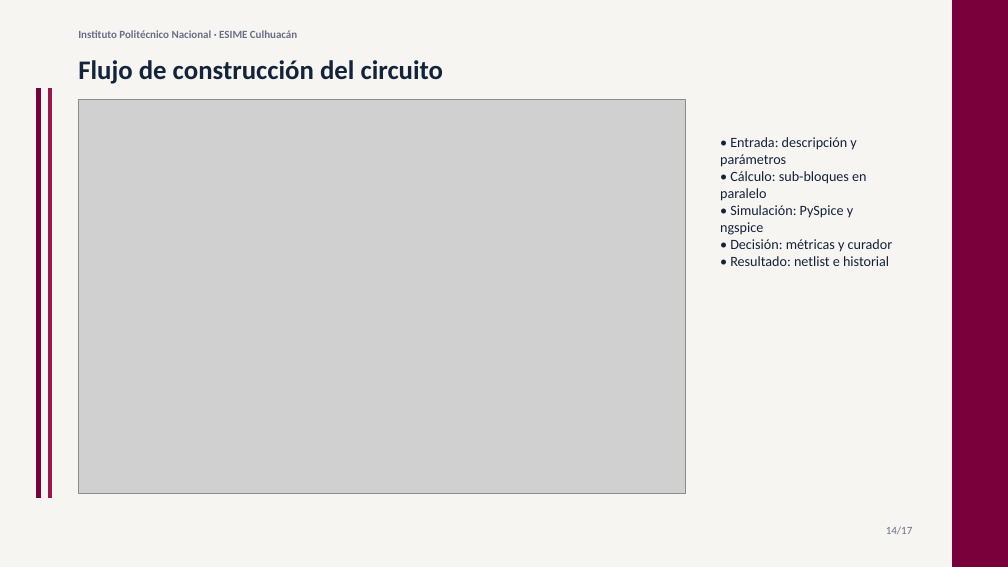
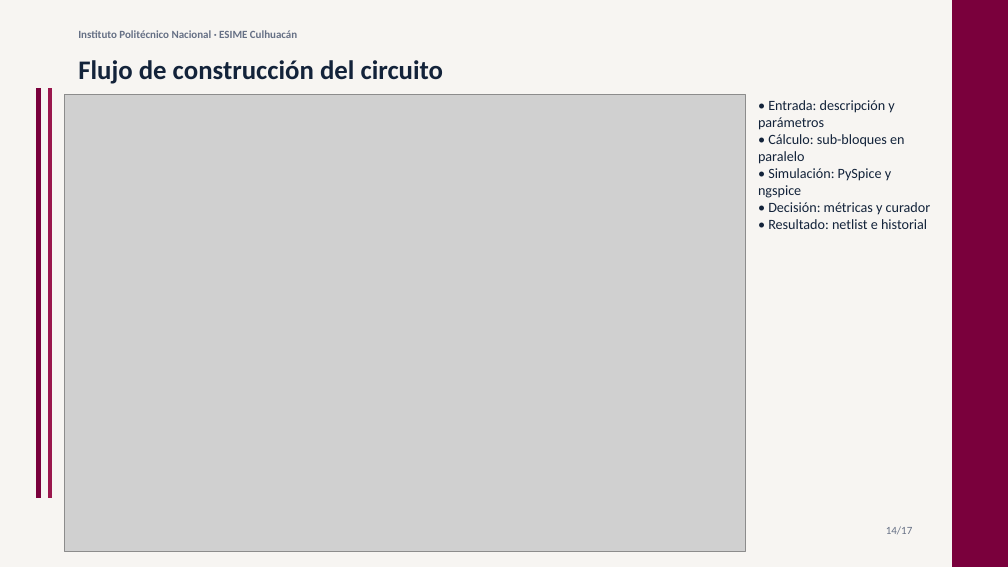
Before and after one commit to antoniotorresxd/ia-spice, a slide deck: slide 14 of tesina/slides/presentacion_tesina_ipn_20min.pptx. Drawn at 1008x567 pixels with LibreOffice and Linux fonts; fonts in the diff are those of the drawing; grey boxes stand for pictures. Boxes give left, top, right and bottom in pixels: in the first picture for what was removed or moved away, otherwise in the second. Text is boxed around its words. In the diff, an @@ line names an element or a change of style, - is before the commit and + after.

```diff
--- a/tesina/slides/presentacion_tesina_ipn_20min.pptx
+++ b/tesina/slides/presentacion_tesina_ipn_20min.pptx
@@ picture: place and size @@
-picture at (79, 99, 686, 493)
+picture at (64, 95, 745, 552)
@@ text "• Entrada: descripción y parámetros": place and size @@
-text "• Entrada: descripción y parámetros" at (720, 137, 893, 266)
+text "• Entrada: descripción y parámetros" at (758, 100, 931, 229)
```
Also in this commit, not shown: 9 other slides changed, 2 slides added, 14 other files.
